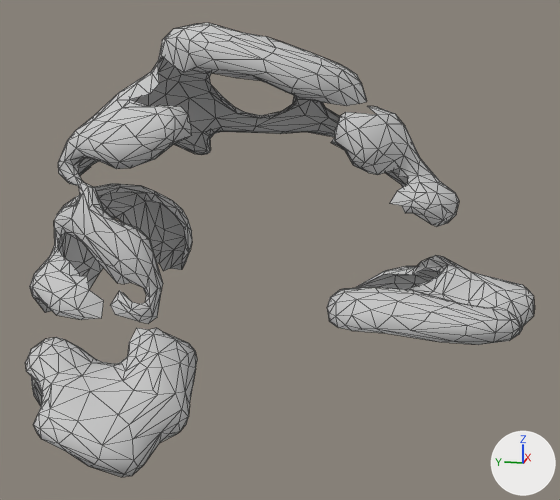
One commit to the FBX model Assets/Res/Bundle/Downtown/snowfield_ground/Bud_Arch_Snow01.FBX: the scene before it, then after it.
The view is the same before and after, from a camera (50 mm lens) standing at (-188.8, -24.6, 94.4) and looking at (-11.4, 10.9, 50.0). Arrows for +X, +Y and +Z are at lower right; the lights stay in place. Mesh edges are drawn as thin lines. Where no turn or scale is listed for an object, it has been applied to the vertices. Vertices at the same position are counted once.

Objects in the first picture: 'Bud_Arch_Snow01'.
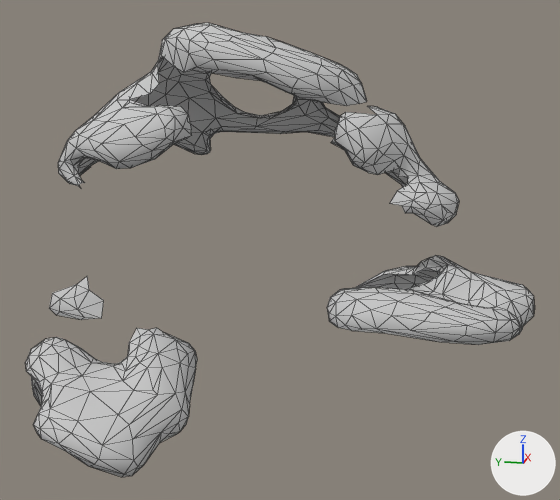
The change, as a list of edits to the scene's bpy script:
```text
Change me_mesh:
    used by ob_bud_arch_snow01; location = (0.0, 0.0, 0.0)
    verts and faces of me_mesh; kept vertices keep their numbers, new ones are numbered from 1046
    before: 67 (20.3, 23.9, 76.6) at pixel (255, 126), 68 (19.5, 15.9, 75.2) at pixel (284, 131), 69 (19.7, 24.7, 75.3) at pixel (252, 131), 284 (18.1, 8.5, 84.1) at pixel (310, 99), 285 (19.9, 10.2, 79.8) at pixel (305, 115)
    before: 287 (17.8, 4.7, 81.8) at pixel (324, 108), 288 (19.2, 3.8, 79.3) at pixel (328, 117), 585 (20.0, 6.0, 77.7) at pixel (320, 123), 761 (17.4, 5.9, 83.7) at pixel (319, 101), 786 (19.4, 6.7, 75.8) at pixel (317, 130)
    remove me_mesh.from_pydata(...)  # 1046 vertices, 1794 faces; spans x -49.9..27.9, y -50.3..77.6, z 4.6..103.0
    add me_mesh.from_pydata(...)  # 814 vertices, 1399 faces; spans x -49.9..23.9, y -50.3..72.2, z 4.6..103.0
    me_mesh part 1
    233 vertices are removed from x -20.6..27.9, y 39.5..77.6, z 28.2..64.3
    396 faces are deleted
    me_mesh part 2
    add delete_faces([(284, 761, 288), (284, 288, 285), (287, 288, 761)])
    add verts[67] = (20.6, 23.9, 76.6)  # moved, pixel (256, 126)
    add verts[68] = (20.4, 15.9, 75.2)  # moved, pixel (284, 131)
    add verts[69] = (20.7, 24.7, 75.6)  # moved, pixel (253, 129)
    add verts[585] = (20.7, 6.0, 77.7)  # moved, pixel (321, 123)
    add verts[786] = (20.1, 6.7, 75.8)  # moved, pixel (318, 130)
    add verts[1046] = (18.8, 6.5, 81.4)  # pixel (318, 109)
    add faces += [(284, 761, 287, 1046), (284, 1046, 285), (287, 288, 1046), (285, 1046, 288)]
```

Where the change shows, as pixel boxes (x1, y1, x2, y2) in the pictures (560 x 500 px; the box of a moved part takes in the faces that stretch with it):
part 1 of me_mesh, deleted
    before: (30, 183, 192, 324)
part 2 of me_mesh, moved or reshaped
    both: (216, 100, 338, 134)
